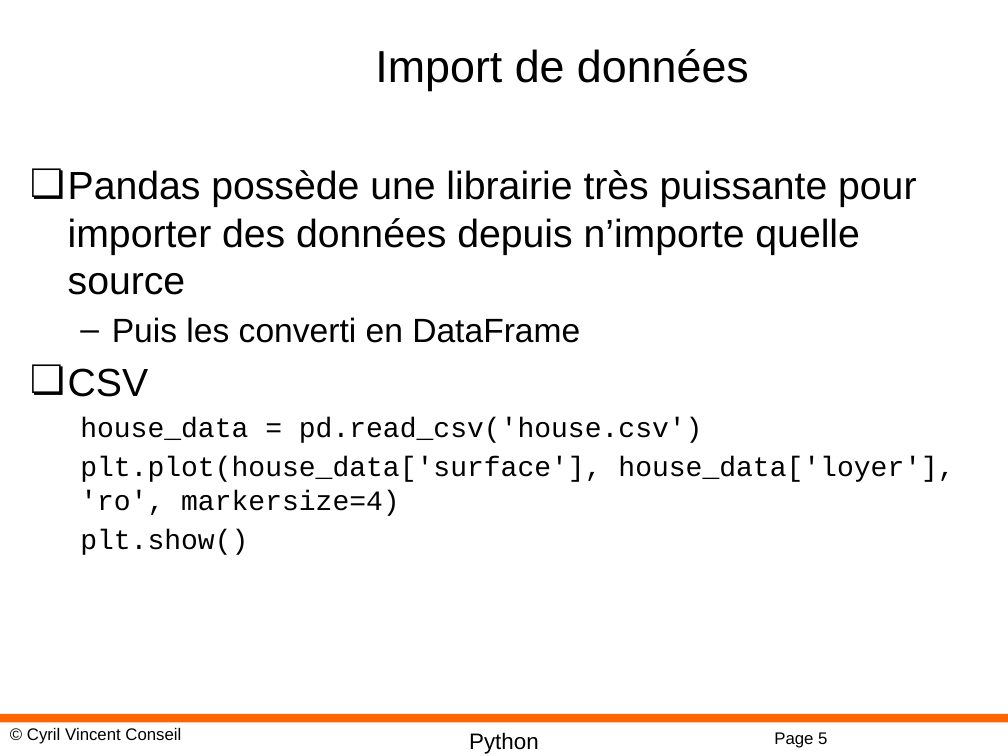
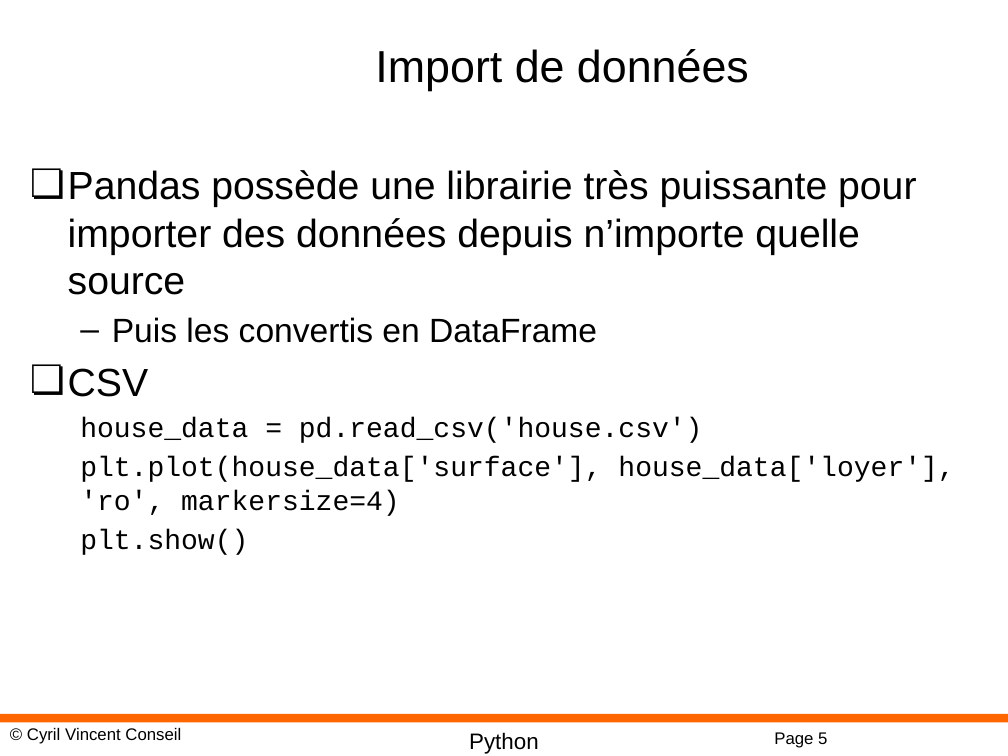
Before and after one commit to cyrilvincent/python, a slide deck: slide 5 of ppt/PythonMath11-Pandas.pptx. Drawn at 1008x756 pixels with LibreOffice and Linux fonts; fonts in the diff are those of the drawing; background and template pictures are left out. Boxes give left, top, right and bottom in pixels: in the first picture for what was removed or moved away, otherwise in the second. Text is boxed around its words. In the diff, an @@ line names an element or a change of style, - is before the commit and + after.

```diff
--- a/ppt/PythonMath11-Pandas.pptx
+++ b/ppt/PythonMath11-Pandas.pptx
@@ text at box(112, 317, 597, 343): text changed @@
-  – Puis les converti en DataFrame
+  – Puis les convertis en DataFrame
```
Also in this commit, not shown: 4 other files.
